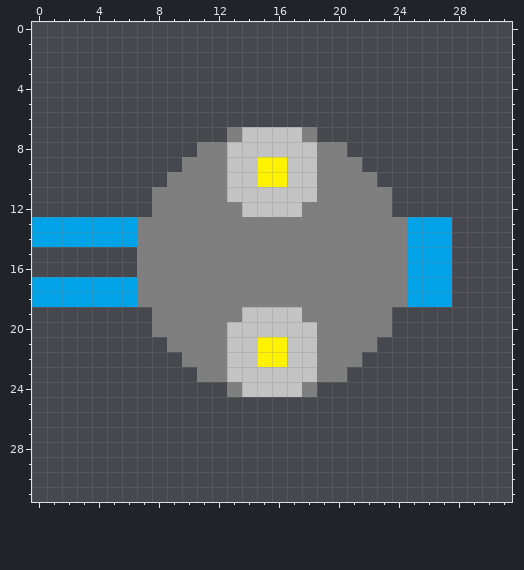
Pixel-art sprite, stored at SFML_TowerDefense/Assets/Textures/TowerGun3.png. Above is the file before it was changed.
The file is 32x32 pixels.
Now the later version:
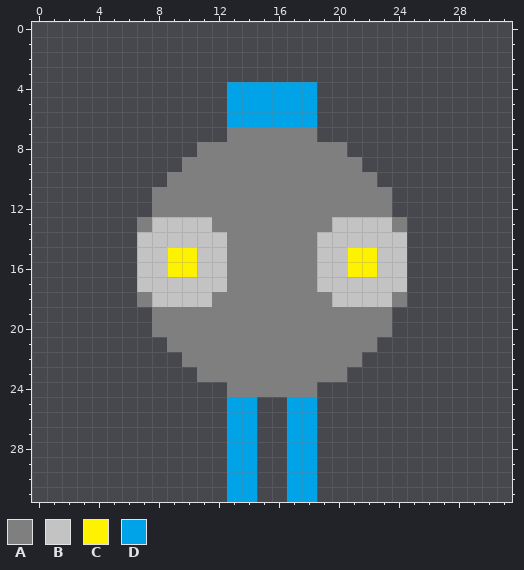
Palette (. is transparent): A #7f7f7f  B #c3c3c3  C #fff200  D #00a2e8
Log entry: Add Tower Rotation changed Towerer Textures
Changes in this commit:
Changed rows in their new state; - is an unchanged pixel.
first column x 0:
 4 -------------DDDDDD---------
 5 -------------DDDDDD---------
 6 -------------DDDDDD---------
 7 --------------AAAA----------
 8 -------------AAAAAA---------
 9 -------------AAAAAA---------
10 -------------AAAAAA---------
11 -------------AAAAAA---------
12 --------------AAAA----------
13 .......-BBBB--------BBBB-...
14 .......BBBBBB------BBBBBB...
15 -------BBCCBB------BBCCBB...
16 -------BBCCBB------BBCCBB...
17 .......BBBBBB------BBBBBB...
18 .......-BBBB--------BBBB-...
19 --------------AAAA----------
20 -------------AAAAAA---------
21 -------------AAAAAA---------
22 -------------AAAAAA---------
23 -------------AAAAAA---------
24 --------------AAAA----------
25 -------------DD--DD---------
26 -------------DD--DD---------
27 -------------DD--DD---------
28 -------------DD--DD---------
29 -------------DD--DD---------
30 -------------DD--DD---------
31 -------------DD--DD---------
Boxes around the changes in both pictures, in picture pixels (x1, y1, x2, y2):
changed: (32, 82, 452, 502)
